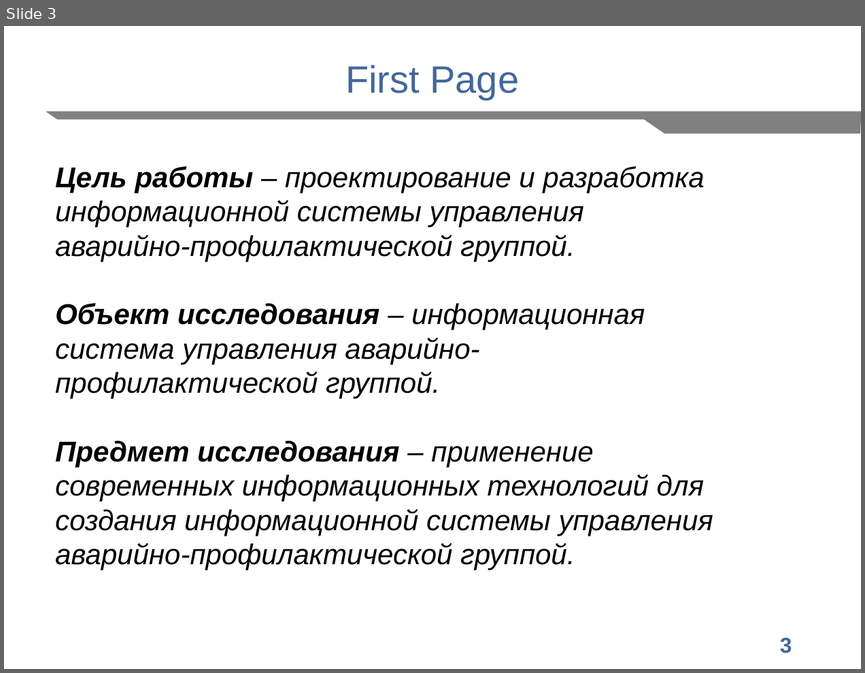
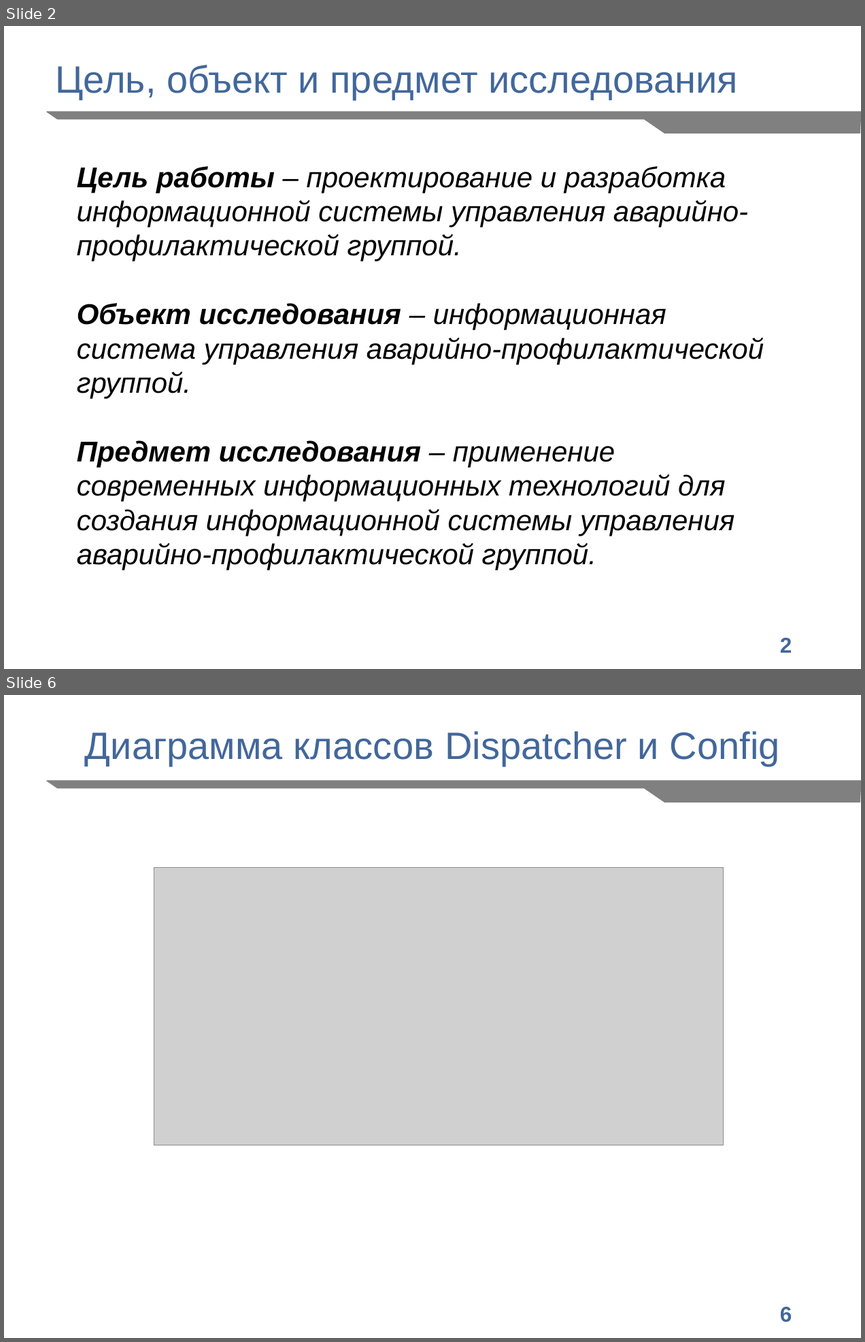
Before and after one commit to Dzmitry2020/workbook, a slide deck: docs/myPresentation.pptx. Shown one above the other, each under a label of ours: slide 3 before the commit, slides 2 and 6 after it; the slides between them are not shown. The pictures are 865x673 and 865x1342 pixels, drawn with LibreOffice and Linux fonts; fonts in the diff are those of the drawing; grey boxes stand for pictures; background and template pictures are left out. Boxes give left, top, right and bottom in pixels: in the first picture for what was removed or moved away, otherwise in the second. Text is boxed around its words. In the diff, an @@ line names an element or a change of style, - is before the commit and + after.

```diff
--- a/docs/myPresentation.pptx
+++ b/docs/myPresentation.pptx
@@ slide 6 added at <box>4,695,861,1338</box>, background #FFFFFF; not listed: 2 template elements that a slide beside it also shows @@
@@ text added at <box>85,731,780,766</box>, 32 pt, text #42679B @@
+Диаграмма классов Dispatcher и Config
@@ picture added at <box>154,867,723,1145</box> @@
@@ what was slide 3 is now slide 2 @@
@@ slide 2 changed as well @@
@@ text at <box>55,65,738,100</box>: text changed @@
-First Page
+Цель, объект и предмет исследования
@@ text "Цель работы – проектирование и ..." rewrapped from <box>55,166,713,570</box> to <box>77,166,764,570</box> @@
@@ page number at <box>780,637,792,652</box>: text changed @@
-3
+2
```
Also in this commit, not shown: 1 other slide changed, 6 other slides added, 1 slide removed, 5 other files.
